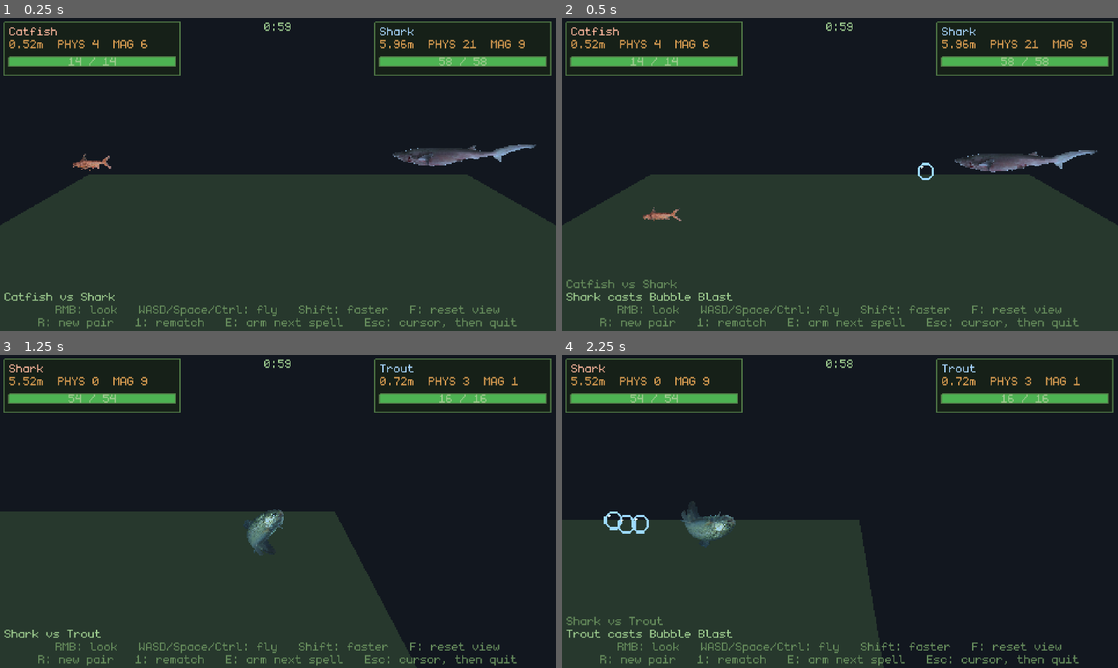
Above: before the commit, frames 1-4 (two rows, left to right).
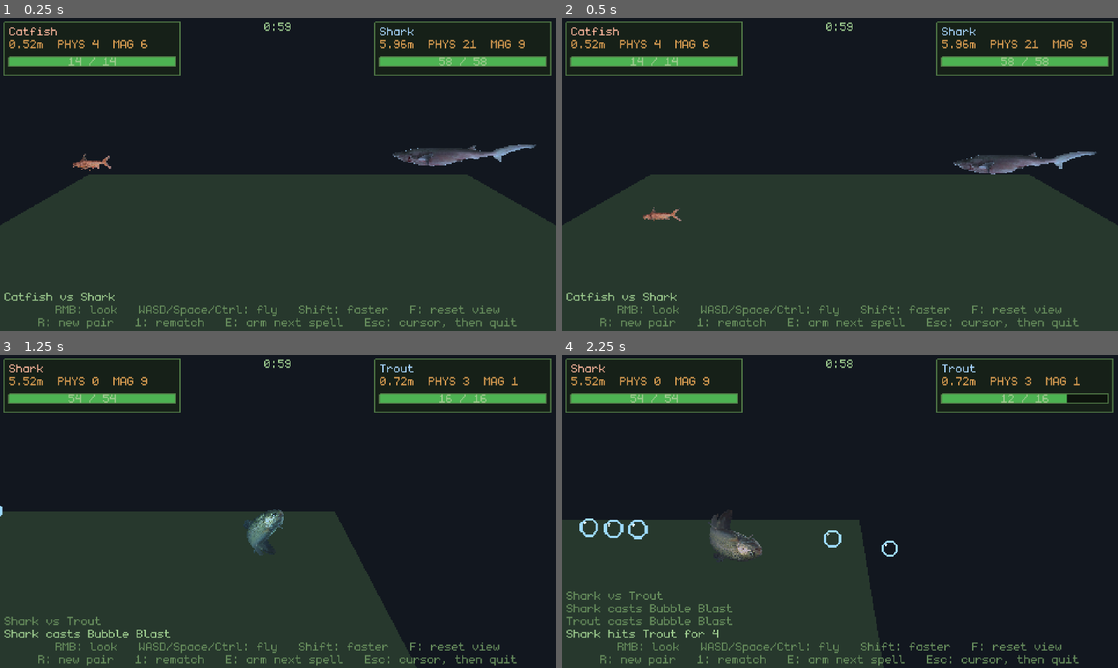
Above: after the commit, the same moments.

Repository: poissew/fishing-game
Game: Godot game, scene res://dev/TestArena.tscn
The game is run twice, just before and just after one commit, with the same random seed, the same clock (stepped at 60 frames per second) and the same inputs. This scene is started directly instead of the project's main scene. The engine's default icon, where the game draws it, is replaced by a stand-in: a white triangle on a blue panel in a dark square.
Inputs (mouse positions are in pixels of both pictures, inside the frame that each line leads up to):
- Up to frame 1 (0.25 s): no input
- Up to frame 2 (0.5 s): no input
- Up to frame 3 (1.25 s): tap Enter (ui_accept) at 0.5, 0.77 s; move the mouse to (400, 495) at 0.52 s; hold D (right) from 0.53 s (still down); hold E (interact) from 0.53 s (still down); click (400, 495) at 0.67 s
- Up to frame 4 (2.25 s): release D (right) at 1.25 s; release E (interact) at 1.25 s; drag from (728, 527) to (812, 574) at 1.27 s; move the mouse to (895, 442) at 2.02 s; hold D (right) from 2.03 s (still down); tap Space at 2.1 s

Frame 1 is identical in both runs. In frame 2, 0.9% of the frame differs, in the area x 0-97%, y 42-91%; in frame 3, 0.4%; in frame 4, 2.8%, in the area x 0-99%, y 12-91%.

Commit message:
feat: added paparazzi spell

Diff:
--- a/classes/battle_fish.gd
+++ b/classes/battle_fish.gd
@@ -63,6 +63,12 @@
 ## worth speaking of.
 const MIN_RADIUS := 0.03
 
+## Tint a stunned fish is washed out towards, and how much of it is mixed in.
+## It has to read at a glance: a fish standing still because it is stunned and a
+## fish standing still because nothing is happening look the same otherwise.
+const STUN_COLOR := Color(1.0, 0.95, 0.55, 1.0)
+const STUN_TINT_MIX := 0.65
+
 ## Tint flashed on the sprite when the fish is hit, and how long it fades over.
 const HIT_COLOR := Color(1.0, 0.35, 0.35, 1.0)
 const HIT_FLASH := 0.18
@@ -152,6 +158,8 @@
 ## Fired when this fish loses health. `from` is the fish that did it, or null
 ## for damage that came from somewhere else.
 signal took_damage(amount: int, from: BattleFish)
+## Fired when this fish is stunned, with how long it is out of action for.
+signal stunned(seconds: float)
 ## Fired when this fish spends a spell, before the spell's damage lands.
 ## `target` is the fish whose touch set an ON_HIT spell off, null otherwise.
 signal cast_spell(spell: SpellData, target: BattleFish)
@@ -195,6 +203,11 @@
 var _grounded := false
 ## Cooldown left per opponent, keyed by instance id.
 var _hit_cooldowns := {}
+
+## Seconds of stun left. A stunned fish does nothing whatsoever - no flopping,
+## no casting, and no damage to whatever walks into it - but it can still be
+## hurt, and anything already ticking on it keeps ticking.
+var _stun_left := 0.0
 
 ## The damage-over-time effect this fish is under, if any. One slot rather than
 ## one per attacker: a second application - from anyone - multiplies what is
@@ -261,6 +274,7 @@
 		fish.reset_spells()
 		fish.died.connect(_on_fish_died)
 	_clear_dot()
+	_stun_left = 0.0
 	_read_passives()
 	# bind_fish() is usually called before the body is in the tree, so the
 	# @onready nodes are not there yet - _ready() picks the work back up.
@@ -320,6 +334,12 @@
 		return length
 	return length * float(texture.get_height()) / float(texture.get_width())
 
+## The way the fish is drawn facing, as a direction along the floor. Sprites in
+## this game face the camera and are flipped rather than turned, so which way a
+## fish is pointing is a bool and this is the only "in front of it" there is.
+func facing() -> Vector3:
+	return Vector3.LEFT if _sprite != null and _sprite.flip_h else Vector3.RIGHT
+
 ## How long this fish is in world units, nose to tail. Same curve as the held
 ## viewmodel, scaled up: the arena is looked at rather than glanced down at, so
 ## the fish in it are bigger than the one in the hand.
@@ -451,6 +471,7 @@
 
 func _physics_process(delta: float) -> void:
 	_tick_hit_cooldowns(delta)
+	_tick_stun(delta)
 	_tick_dot(delta)
 	if fish != null and is_alive():
 		fish.tick_spells(delta)
@@ -458,6 +479,7 @@
 	_tick_flop(delta)
 	_tick_peak()
 	_tick_overhead()
+	_tick_ready_spells()
 	_tick_look(delta)
 	# Last thing in the frame, so it is the velocity going into the step the
 	# next contact will come out of, and so _tick_peak() above still had the
@@ -485,7 +507,7 @@
 ## something solid, so a fish that is still bouncing flops the moment it lands
 ## instead of throwing itself around from nothing.
 func _tick_flop(delta: float) -> void:
-	if not is_alive() or _hang_left > 0.0:
+	if not is_alive() or _hang_left > 0.0 or is_stunned():
 		return
 	_flop_timer -= delta
 	if _flop_timer > 0.0 or not _grounded:
@@ -565,6 +587,11 @@
 	if _flash_left > 0.0:
 		_flash_left = maxf(0.0, _flash_left - delta)
 		_sprite.modulate = tint.lerp(HIT_COLOR, _flash_left / HIT_FLASH)
+	elif is_stunned():
+		# Washed out, the way anything looks after a camera has gone off in it.
+		_sprite.modulate = tint.lerp(STUN_COLOR, STUN_TINT_MIX)
+	else:
+		_sprite.modulate = tint
 
 	# Flipped rather than turned: turning a flat sprite edge-on makes it vanish.
 	if absf(linear_velocity.x) > 0.15:
@@ -614,7 +641,9 @@
 ## nothing, and a spell it carries that goes off on a hit should still go off.
 ## Only the damage is nullified, not the fish's ability to touch anything.
 func _hit(other: BattleFish) -> bool:
-	if not can_hit(other):
+	# A stunned fish is not hitting anything, though anything may hit it: the
+	# other side of this collision runs its own _hit() and is unaffected.
+	if is_stunned() or not can_hit(other):
 		return false
 	var id := other.get_instance_id()
 	if _hit_cooldowns.has(id):
@@ -638,7 +667,7 @@
 ## spell is gated by its own cooldown and nothing else, so a fish carrying two
 ## of them gets both on the same touch.
 func _cast_on_hit(other: BattleFish, landed: bool) -> void:
-	if fish == null or not is_alive():
+	if fish == null or not is_alive() or is_stunned():
 		return
 	for spell in fish.ready_spells(SpellData.Trigger.ON_HIT):
 		if spell.data.needs_hit and not landed:
@@ -660,6 +689,30 @@
 	# needs_hit is what guarantees there is an `other` here at all.
 	if dot != null and other != null and is_instance_valid(other):
 		other.apply_dot(dot, damage, self)
+
+# -- Stun ---------------------------------------------------------------------
+
+## Puts this fish out of action for `seconds`. The longest stun wins rather than
+## them adding up, so a flash from across the room cannot extend one that landed
+## point blank.
+func stun(seconds: float) -> void:
+	if not is_alive() or seconds <= 0.0:
+		return
+	_stun_left = maxf(_stun_left, seconds)
+	# Whatever it was in the middle of, it is not any more.
+	_end_hang()
+	stunned.emit(_stun_left)
+
+func is_stunned() -> bool:
+	return _stun_left > 0.0
+
+## Seconds of it left, for a readout.
+func stun_left() -> float:
+	return _stun_left
+
+func _tick_stun(delta: float) -> void:
+	if _stun_left > 0.0:
+		_stun_left = maxf(0.0, _stun_left - delta)
 
 # -- Damage over time ---------------------------------------------------------
 
@@ -728,18 +781,74 @@
 ## Spots the top of a hop: rising the frame before, no longer rising now, and
 ## nothing underfoot. That is the moment a spell waiting on AT_JUMP_PEAK gets.
 func _tick_peak() -> void:
-	if _grounded or _hang_left > 0.0 or not is_alive():
+	if _grounded or _hang_left > 0.0 or not is_alive() or is_stunned():
 		return
 	if _approach_velocity.y <= PEAK_RISE or linear_velocity.y > 0.0:
 		return
 	_cast_at_peak()
+
+## Fires anything that simply goes off the moment it is ready - no moment to
+## catch, no condition to meet, nothing to aim at. The cooldown is all of it.
+func _tick_ready_spells() -> void:
+	if fish == null or not is_alive() or is_stunned() or _hang_left > 0.0:
+		return
+	for spell in fish.ready_spells(SpellData.Trigger.WHEN_READY):
+		var camera := spell.data as PaparazziSpellData
+		if camera == null:
+			continue
+		if spell.try_cast(fish) == SpellInstance.NOT_READY:
+			continue
+		# No target: the camera goes off whether or not anybody is in the shot.
+		cast_spell.emit(spell.data, null)
+		_flash(camera)
+
+## Sets a camera off in front of the fish and leaves standing anything it may
+## hit that was caught in the cone - the closer it was, the longer for.
+func _flash(spell: PaparazziSpellData) -> void:
+	var direction := _flash_direction(spell)
+	SpellFlash.burst(_effect_parent(),
+		global_position + direction * world_length() * 0.5, spell)
+	for node in get_tree().get_nodes_in_group(GROUP):
+		var other := node as BattleFish
+		if other == null or not can_hit(other):
+			continue
+		var offset := other.global_position - global_position
+		offset.y = 0.0
+		var distance := offset.length()
+		if distance > spell.max_range:
+			continue
+		# Point blank: whatever is against the lens is in the shot, whichever
+		# way round the two of them are.
+		if distance > 0.0001 \
+				and rad_to_deg(direction.angle_to(offset / distance)) > spell.spread_degrees:
+			continue
+		other.stun(spell.stun_for(distance))
+
+## Where the camera gets pointed: at the nearest fish worth photographing when
+## one is in range, and straight ahead when there is not.
+##
+## A fish in this game is always drawn facing the camera and flipped rather than
+## turned, so its "forwards" is only ever the way it was last thrown - which is
+## hardly ever at its opponent. Fired strictly down that line the spell barely
+## existed: 50 flashes over 120 seconds of arena landed **one** stun. Turning to
+## face the subject is what a photographer does anyway, and the cone still
+## decides who else is in the shot.
+func _flash_direction(spell: PaparazziSpellData) -> Vector3:
+	var subject := _nearest_enemy()
+	if subject == null:
+		return facing()
+	var aim := subject.global_position - global_position
+	aim.y = 0.0
+	if aim.length() > spell.max_range or aim.length_squared() < 0.0001:
+		return facing()
+	return aim.normalized()
 
 ## Fires a spell that waits for this fish to be standing over somebody. Unlike
 ## the peak, which is a moment and gone, this is a condition: it is true for as
 ## long as the other fish is under this one, so the spell's own cooldown is the
 ## only thing pacing it.
 func _tick_overhead() -> void:
-	if fish == null or not is_alive() or _hang_left > 0.0:
+	if fish == null or not is_alive() or _hang_left > 0.0 or is_stunned():
 		return
 	var ready := fish.ready_spells(SpellData.Trigger.WHEN_OVER_TARGET)
 	if ready.is_empty():
--- a/classes/fish_data.gd
+++ b/classes/fish_data.gd
@@ -10,6 +10,7 @@
 	preload("res://data/spells/coward.tres"),
 	preload("res://data/spells/trauma.tres"),
 	preload("res://data/spells/ground_slam.tres"),
+	preload("res://data/spells/paparazzi.tres"),
 ]
 
 enum Rarity {
--- /dev/null
+++ b/classes/spells/paparazzi_spell_data.gd
@@ -0,0 +1,45 @@
+## A camera that goes off the moment it has finished winding on, whether or not
+## there is anything in front of it to photograph.
+##
+## The flash is a cone out of the fish's front: `spread_degrees` either side of
+## the way it is facing, out to `max_range`. Anything the carrier may hit that
+## is caught in it is left standing there, and **how long for depends on how
+## close it was** - the whole of `max_stun` with the lens against it, down to
+## `min_stun` at the far edge. That is the shotgun part: the spread is the same
+## at any range, what changes is how much of it lands.
+##
+## It does no damage at all. What it does is take the other fish out of the
+## fight for a few seconds, which in an arena where everything is decided by
+## touching is its own kind of damage.
+class_name PaparazziSpellData
+extends SpellData
+
+@export_category("Flash")
+## How far down its own nose the flash reaches.
+@export_range(0.5, 20.0, 0.1, "suffix:m") var max_range: float = 2.5
+## Half-angle of the cone, in degrees: 45 makes a quarter-turn of arc in front
+## of the fish, 180 would be the whole room.
+@export_range(1.0, 180.0, 1.0) var spread_degrees: float = 45.0
+
+@export_category("Stun")
+## With the lens against it, and at the very edge of the cone's reach.
+@export_range(0.0, 30.0, 0.1, "suffix:s") var max_stun: float = 5.0
+@export_range(0.0, 30.0, 0.1, "suffix:s") var min_stun: float = 0.5
+
+@export_category("Look")
+## World height the flash is drawn at, before it grows.
+@export_range(0.05, 5.0, 0.05, "suffix:m") var flash_size: float = 0.6
+## How long the flash itself is on screen. Nothing to do with the stun.
+@export_range(0.02, 2.0, 0.01, "suffix:s") var flash_time: float = 0.18
+## Left empty, SpellFlash draws its own - see SpellFlash._shared_texture().
+@export var texture: Texture2D
+
+## None. The whole of this spell is the stun.
+func compute_damage(_caster_power: int) -> int:
+	return 0
+
+## How long a fish `distance` away is left standing there: all of max_stun at
+## point blank, min_stun at the far edge, straight line between.
+func stun_for(distance: float) -> float:
+	var reach := clampf(distance / maxf(max_range, 0.01), 0.0, 1.0)
+	return lerpf(max_stun, min_stun, reach)
--- a/classes/spells/spell_data.gd
+++ b/classes/spells/spell_data.gd
@@ -9,6 +9,12 @@
 const POWER_SCALE := 10.0
 
 ## What makes a spell go off.
+##
+## **Only ever append to this.** Godot writes an enum into a .tres as the plain
+## int, so slipping a new trigger in among the existing ones silently re-points
+## every resource after it - the first draft of WHEN_READY went in above
+## WHEN_OVER_TARGET and turned Ground Slam into a spell that waited for a moment
+## no one ever handed it.
 enum Trigger {
 	## Fired by whatever is driving the fight, whenever it decides to.
 	MANUAL,
@@ -27,6 +33,9 @@
 	## than a moment: BattleFish looks for one every frame and hands the cast
 	## over whenever it finds one, so the cooldown is all that paces it.
 	WHEN_OVER_TARGET,
+	## Goes off the moment it is off cooldown, with nothing to wait for and
+	## nothing to aim at. The cooldown is the whole of the pacing.
+	WHEN_READY,
 }
 
 @export_category("Base Data")
--- /dev/null
+++ b/classes/spells/spell_flash.gd
@@ -0,0 +1,72 @@
+## The pop of light a camera makes: on screen for a fraction of a second,
+## growing and fading, then gone.
+##
+## Presentation only, the same as SpellExplosion - BattleFish works out who was
+## caught in it, because BattleFish is what owns the rules about who may be
+## caught in anything. Built in code and drawing its own starburst, because the
+## project has no camera art and a spell that needs none can be looked at the
+## day it is written.
+class_name SpellFlash
+extends Sprite3D
+
+const TEX_SIZE := 16
+## How big the burst starts and ends, as a share of the size it is given.
+const GROW_FROM := 0.55
+const GROW_TO := 1.35
+
+static var _default_texture: ImageTexture = null
+
+var _life := 0.0
+var _left := 0.0
+
+## Puts a flash in the world under `parent`. The caller decides where; this only
+## knows how to be bright.
+static func burst(parent: Node3D, origin: Vector3, spell: PaparazziSpellData) -> SpellFlash:
+	if parent == null or spell == null:
+		return null
+	var flash := SpellFlash.new()
+	flash._life = maxf(spell.flash_time, 0.01)
+	flash._left = flash._life
+	flash.texture = spell.texture if spell.texture != null else _shared_texture()
+	flash.billboard = BaseMaterial3D.BILLBOARD_ENABLED
+	flash.texture_filter = BaseMaterial3D.TEXTURE_FILTER_NEAREST
+	# Alpha blended rather than cut, unlike every other effect in the arena: the
+	# whole point of a flash is that it fades, and a cutout cannot.
+	flash.alpha_cut = SpriteBase3D.ALPHA_CUT_DISABLED
+	flash.shaded = false
+	flash.pixel_size = spell.flash_size / maxf(float(flash.texture.get_height()), 1.0)
+	parent.add_child(flash)
+	flash.global_position = origin
+	return flash
+
+func _process(delta: float) -> void:
+	_left -= delta
+	if _left <= 0.0:
+		queue_free()
+		return
+	var spent := 1.0 - _left / _life
+	scale = Vector3.ONE * lerpf(GROW_FROM, GROW_TO, spent)
+	modulate.a = _left / _life
+
+## A starburst drawn in code: a white core, four spikes on the axes and four
+## shorter ones on the diagonals. Built once and shared by every flash.
+static func _shared_texture() -> ImageTexture:
+	if _default_texture != null:
+		return _default_texture
+	var image := Image.create(TEX_SIZE, TEX_SIZE, false, Image.FORMAT_RGBA8)
+	image.fill(Color(1.0, 1.0, 1.0, 0.0))
+	var centre := (TEX_SIZE - 1) * 0.5
+	for y in TEX_SIZE:
+		for x in TEX_SIZE:
+			var dx := float(x) - centre
+			var dy := float(y) - centre
+			var distance := Vector2(dx, dy).length()
+			var lit := distance <= 3.5
+			if not lit and distance <= 7.5 and (absf(dx) <= 0.6 or absf(dy) <= 0.6):
+				lit = true
+			if not lit and distance <= 5.5 and absf(absf(dx) - absf(dy)) <= 0.6:
+				lit = true
+			if lit:
+				image.set_pixel(x, y, Color.WHITE)
+	_default_texture = ImageTexture.create_from_image(image)
+	return _default_texture
--- a/data/spells/bubble_blast.tres
+++ b/data/spells/bubble_blast.tres
@@ -4,9 +4,11 @@
 
 [resource]
 script = ExtResource("1_bubl")
+damage_scale = 0.3
+base_speed = 2.0
+speed_per_power = 0.4
 name = "Bubble Blast"
 description = "At the top of its next hop the fish hangs there and spits three bubbles at whatever it is fighting. Slow enough to be dodged."
 trigger = 2
-base_power = 2
 base_type = 3
 base_cooldown = 5
--- /dev/null
+++ b/data/spells/paparazzi.tres
@@ -0,0 +1,18 @@
+[gd_resource type="Resource" script_class="PaparazziSpellData" format=3]
+
+[ext_resource type="Script" path="res://classes/spells/paparazzi_spell_data.gd" id="1_papz"]
+
+[resource]
+script = ExtResource("1_papz")
+name = "Paparazzi"
+description = "Goes off in the face of anything in front of it. Whatever is caught in the shot stands there seeing spots, and the closer it was the longer it stands there."
+trigger = 5
+base_power = 0
+base_type = 6
+base_cooldown = 8
+max_range = 2.5
+spread_degrees = 45.0
+max_stun = 5.0
+min_stun = 0.5
+flash_size = 0.6
+flash_time = 0.18
--- a/dev/arena_hud.gd
+++ b/dev/arena_hud.gd
@@ -26,6 +26,7 @@
 const C_DEAD         := Color(0.45, 0.45, 0.50, 1.00)
 const C_WIN          := Color(0.95, 0.85, 0.40, 1.00)
 const C_DOT          := Color(0.72, 0.45, 0.85, 1.00)
+const C_STUN         := Color(1.00, 0.95, 0.55, 1.00)
 const C_CLOCK        := Color(0.62, 0.80, 0.56, 1.00)
 const C_SUDDEN       := Color(0.90, 0.35, 0.30, 1.00)
 
@@ -91,13 +92,17 @@
 	draw_string(font, Vector2(left, at.y + PAD + UIFont.CAP_H), fish.data.name,
 		HORIZONTAL_ALIGNMENT_LEFT, -1, UIFont.SIZE, name_color)
 
-	# Whatever is ticking on this fish, right-aligned on the name row: how many
-	# ticks are left and what one of them costs.
+	# Whatever is on this fish, right-aligned on the name row. Stun first,
+	# because a fish that cannot act is the more urgent news; with a long name
+	# and both at once the two can touch, which is a dev readout's problem and
+	# not worth a second row.
+	var status_x := at.x + CARD_W - PAD
 	if battler.dot_ticks_left() > 0:
-		var dot := "DOT %dx%d" % [battler.dot_ticks_left(), battler.dot_damage()]
-		var dot_w := font.get_string_size(dot, HORIZONTAL_ALIGNMENT_LEFT, -1, UIFont.SIZE).x
-		draw_string(font, Vector2(at.x + CARD_W - PAD - dot_w, at.y + PAD + UIFont.CAP_H),
-			dot, HORIZONTAL_ALIGNMENT_LEFT, -1, UIFont.SIZE, C_DOT)
+		status_x = _draw_status(font, status_x, at.y + PAD + UIFont.CAP_H,
+			"DOT %dx%d" % [battler.dot_ticks_left(), battler.dot_damage()], C_DOT)
+	if battler.is_stunned():
+		status_x = _draw_status(font, status_x, at.y + PAD + UIFont.CAP_H,
+			"STUN %.1f" % battler.stun_left(), C_STUN)
 	draw_string(font, Vector2(left, at.y + PAD + LINE_H + UIFont.CAP_H),
 		"%.2fm  PHYS %d  MAG %d" % [fish.size, battler.phys_dmg(), battler.magic_dmg()],
 		HORIZONTAL_ALIGNMENT_LEFT, -1, UIFont.SIZE, C_STAT)
@@ -115,6 +120,15 @@
 	draw_string(font, Vector2(bar.position.x + (bar.size.x - hp_w) * 0.5,
 			bar.position.y + (BAR_H + UIFont.CAP_H) * 0.5),
 		hp, HORIZONTAL_ALIGNMENT_LEFT, -1, UIFont.SIZE, C_TEXT)
+
+## One status tag, right-aligned ending at `right`. Returns where the next one
+## to its left should end.
+func _draw_status(font: Font, right: float, baseline: float, text: String,
+		color: Color) -> float:
+	var width := font.get_string_size(text, HORIZONTAL_ALIGNMENT_LEFT, -1, UIFont.SIZE).x
+	draw_string(font, Vector2(right - width, baseline),
+		text, HORIZONTAL_ALIGNMENT_LEFT, -1, UIFont.SIZE, color)
+	return right - width - PAD
 
 # -- Round clock ---------------------------------------------------------------
 
--- a/dev/test_arena.gd
+++ b/dev/test_arena.gd
@@ -137,6 +137,7 @@
 		battler.position = Vector3(SPAWN_X if i == 1 else -SPAWN_X, SPAWN_Y, 0.0)
 		battler.dealt_damage.connect(_on_dealt_damage.bind(battler))
 		battler.cast_spell.connect(_on_cast_spell.bind(battler))
+		battler.stunned.connect(_on_stunned.bind(battler))
 		battler.died.connect(_on_battler_died)
 		_fighters.add_child(battler)
 		battlers.append(battler)
@@ -162,6 +163,9 @@
 
 func _on_cast_spell(spell: SpellData, _target: BattleFish, caster: BattleFish) -> void:
 	_hud.log_line("%s casts %s" % [caster.fish.data.name, spell.name])
+
+func _on_stunned(seconds: float, battler: BattleFish) -> void:
+	_hud.log_line("%s is seeing spots for %.1fs" % [battler.fish.data.name, seconds])
 
 func _on_battler_died(battler: BattleFish) -> void:
 	# Deferred: `died` comes out of take_damage(), so it beats the attacker's
Not shown, added: classes/spells/paparazzi_spell_data.gd.uid
Not shown, added: classes/spells/spell_flash.gd.uid
Not shown, changed: CLAUDE.md
